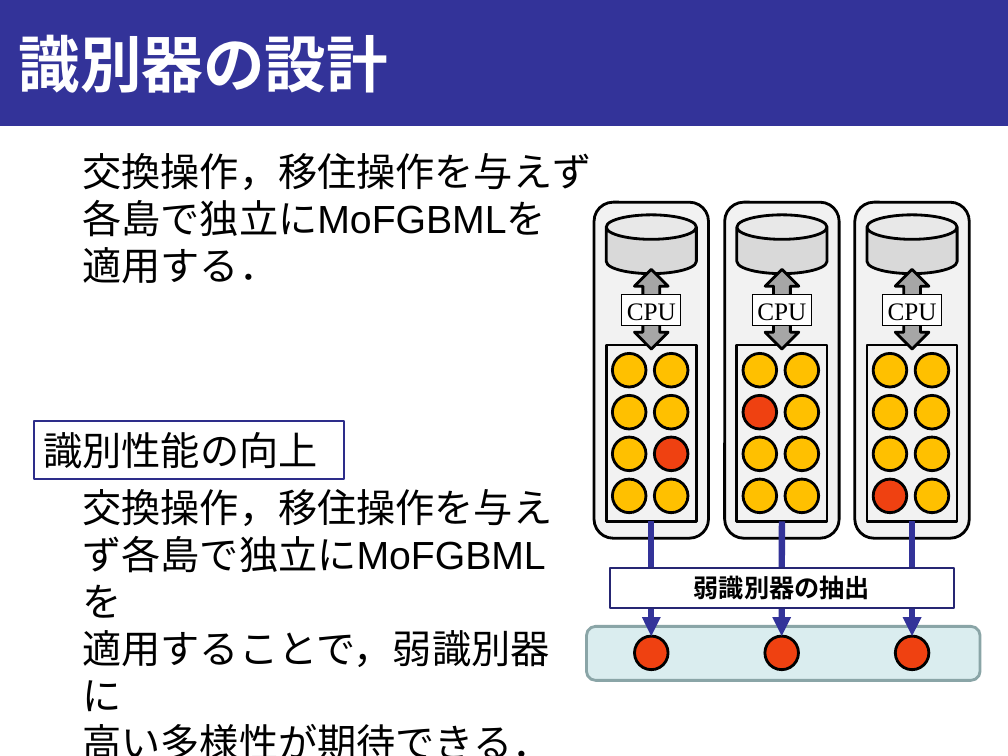
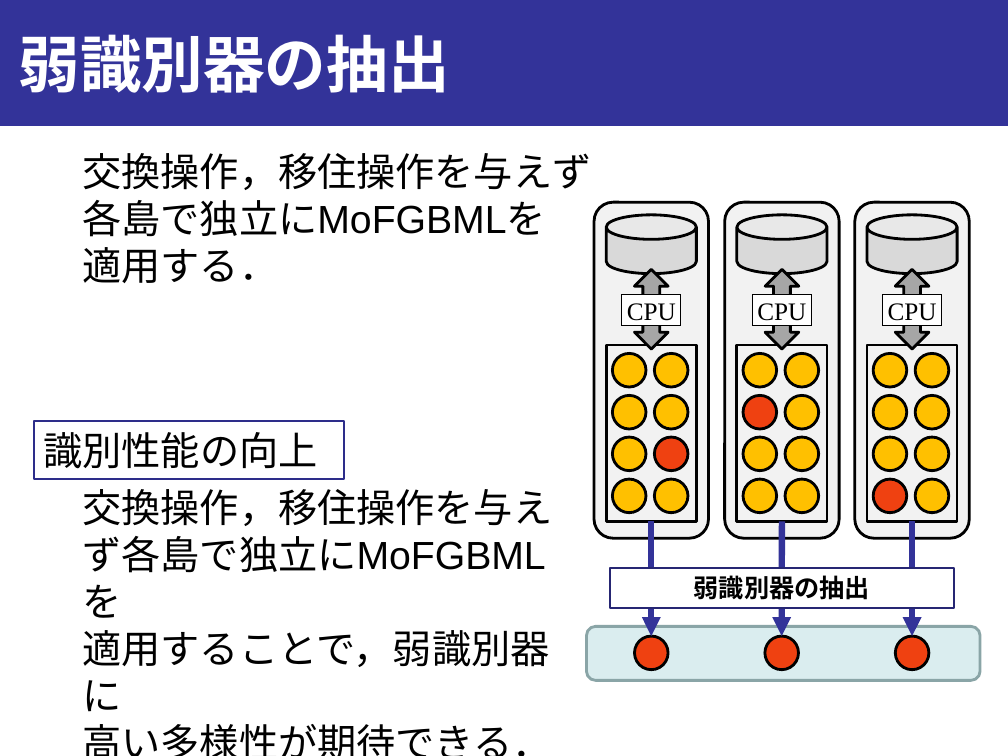
Before and after one commit to onikUone/Junior_slides, a slide deck: slide 13 of Junior_下書き.pptx (slide 8 before the commit). Drawn at 1008x756 pixels with LibreOffice and Linux fonts; fonts in the diff are those of the drawing. Boxes give left, top, right and bottom in pixels: in the first picture for what was removed or moved away, otherwise in the second. Text is boxed around its words. In the diff, an @@ line names an element or a change of style, - is before the commit and + after.

```diff
--- a/Junior_下書き.pptx
+++ b/Junior_下書き.pptx
@@ title at (x1=18, y1=34, x2=449, y2=93): text changed @@
-識別器の設計
+弱識別器の抽出
```
Also in this commit, not shown: 6 other slides changed, 4 slides added, 3 other files.
